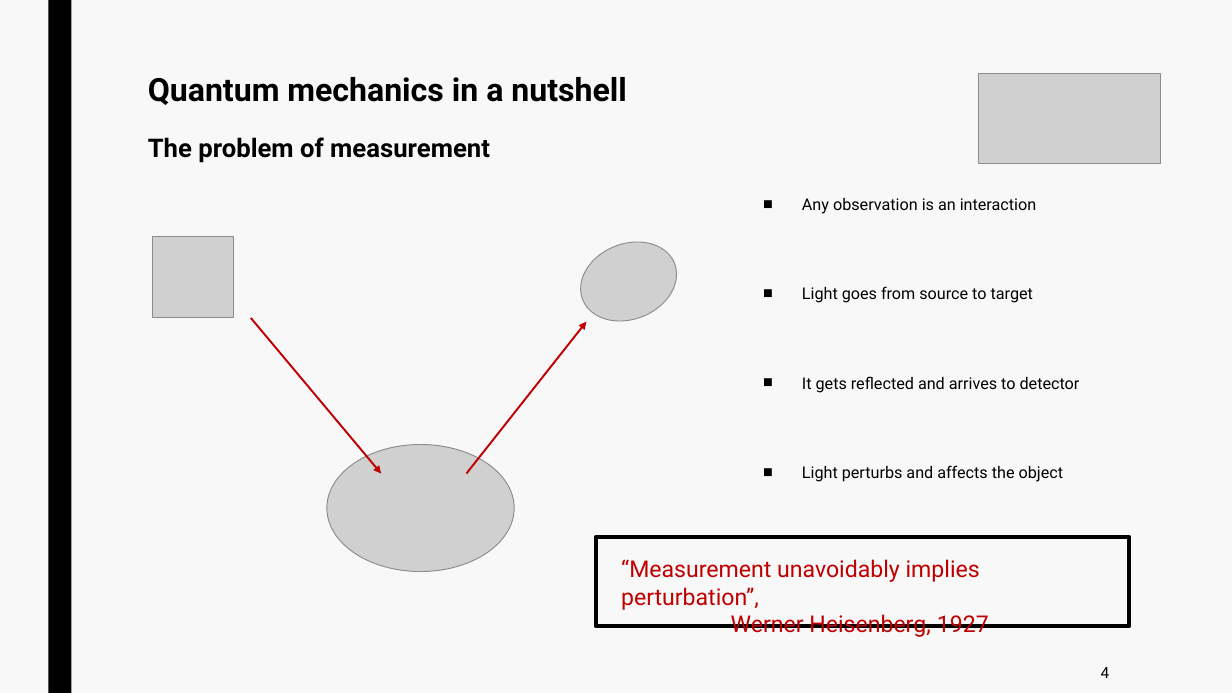
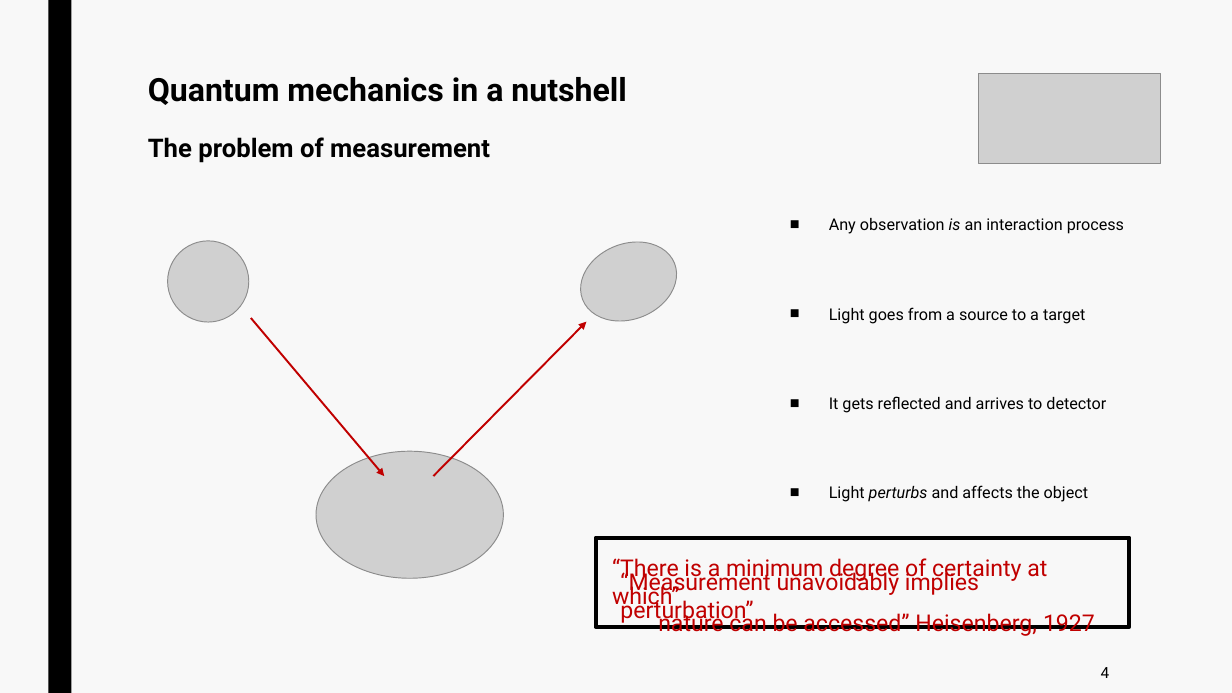
Before and after one commit to jurtasun/presentations, a slide deck: slide 5 of 202410_mrc_symposium/202410_mrc_symposium.ppt. Drawn at 1232x693 pixels with LibreOffice and Linux fonts; fonts in the diff are those of the drawing; grey boxes stand for pictures; background and template pictures are left out. Boxes give left, top, right and bottom in pixels: in the first picture for what was removed or moved away, otherwise in the second. Text is boxed around its words. In the diff, an @@ line names an element or a change of style, - is before the commit and + after.

```diff
--- a/202410_mrc_symposium/202410_mrc_symposium.ppt
+++ b/202410_mrc_symposium/202410_mrc_symposium.ppt
@@ text "Any observation is an interaction ...": place and size @@
-text "Any observation is an interaction ..." at [802,198,1080,482]
+text "Any observation is an interaction ..." at [829,218,1124,502]
@@ text at [829,218,1124,324]: text changed @@
-■ Any observation is an interaction
-■ Light goes from source to target
+■ Any observation is an interaction process
+■ Light goes from a source to a target
@@ picture: place and size @@
-picture at [152,237,234,318]
+picture at [167,241,249,323]
@@ arrow moved from (251, 318) - (381, 474) to (251, 318) - (384, 476) @@
@@ arrow moved from (467, 474) - (587, 322) to (433, 476) - (587, 322) @@
@@ picture: place and size @@
-picture at [327,445,515,572]
+picture at [316,451,504,579]
@@ text at [829,485,1089,502]: italic on in "perturbs" @@
@@ text added at [612,558,1095,636], 18 pt, text #C00000 @@
+“There is a minimum degree of certainty at which”
+nature can be accessed” Heisenberg, 1927
@@ text at [620,569,979,623]: text changed @@
-“Measurement unavoidably implies perturbation”,
-Werner Heisenberg, 1927
+“Measurement unavoidably implies perturbation”
```
Also in this commit, not shown: 3 other slides changed, 1 other file.
